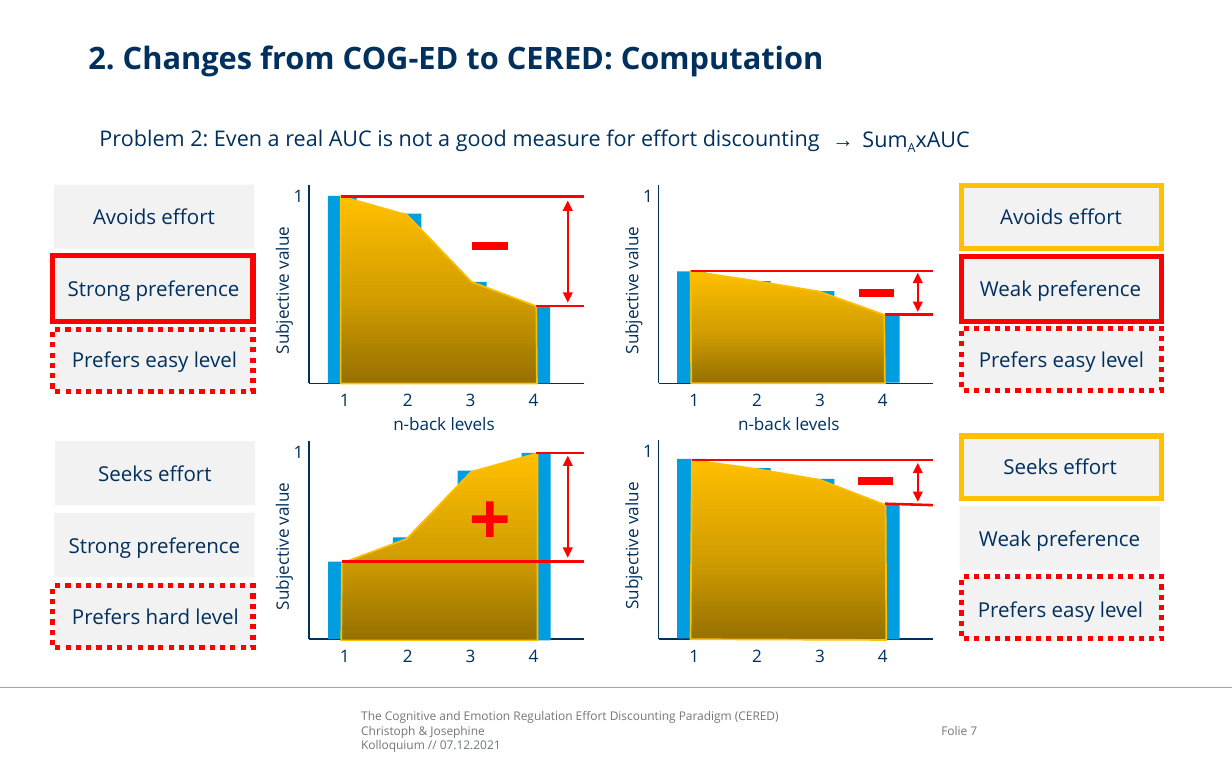
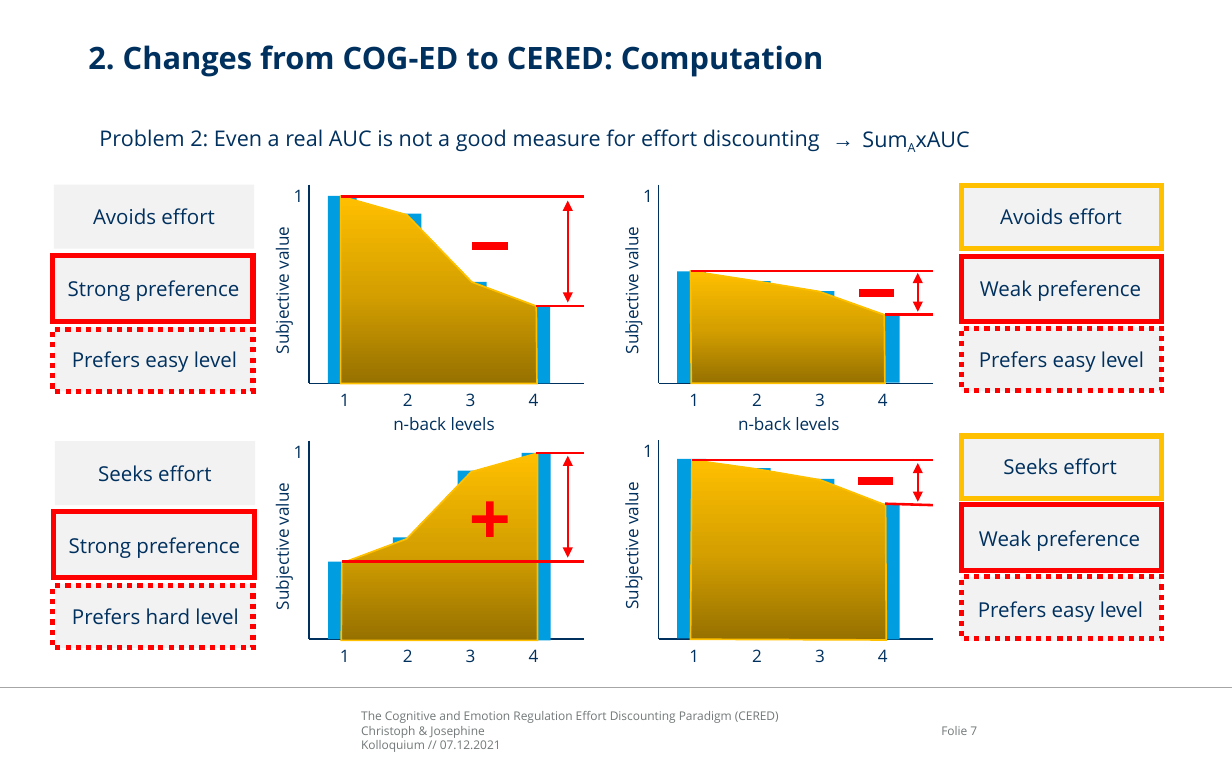
Before and after one commit to ChScheffel/CAD, a slide deck: slide 7 of 99_Thinktank/Talks/21-12-07_Kolloquium/CERED_Presentation.pptx. Drawn at 1232x770 pixels with LibreOffice and Linux fonts; fonts in the diff are those of the drawing; background and template pictures are left out. Boxes give left, top, right and bottom in pixels: in the first picture for what was removed or moved away, otherwise in the second. Text is boxed around its words. In the diff, an @@ line names an element or a change of style, - is before the commit and + after.

Commit message:
changed graphics

```diff
--- a/99_Thinktank/Talks/21-12-07_Kolloquium/CERED_Presentation.pptx
+++ b/99_Thinktank/Talks/21-12-07_Kolloquium/CERED_Presentation.pptx
@@ rectangle added at (961,505,1162,570), outline #FF0000 3 pt @@
@@ rectangle added at (54,511,255,577), outline #FF0000 3 pt @@
```
